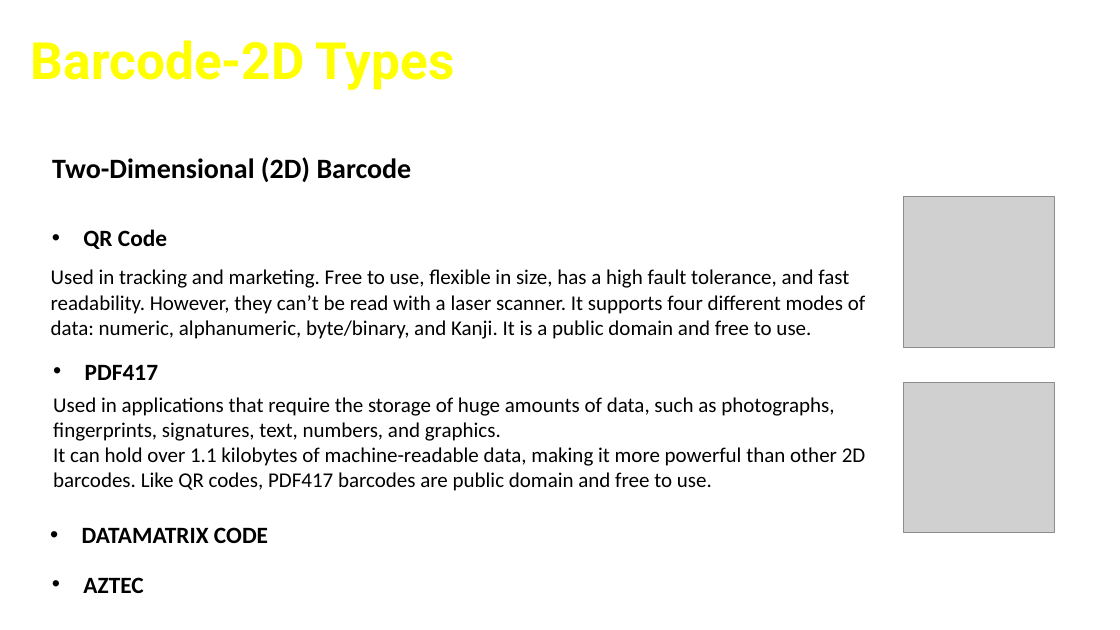
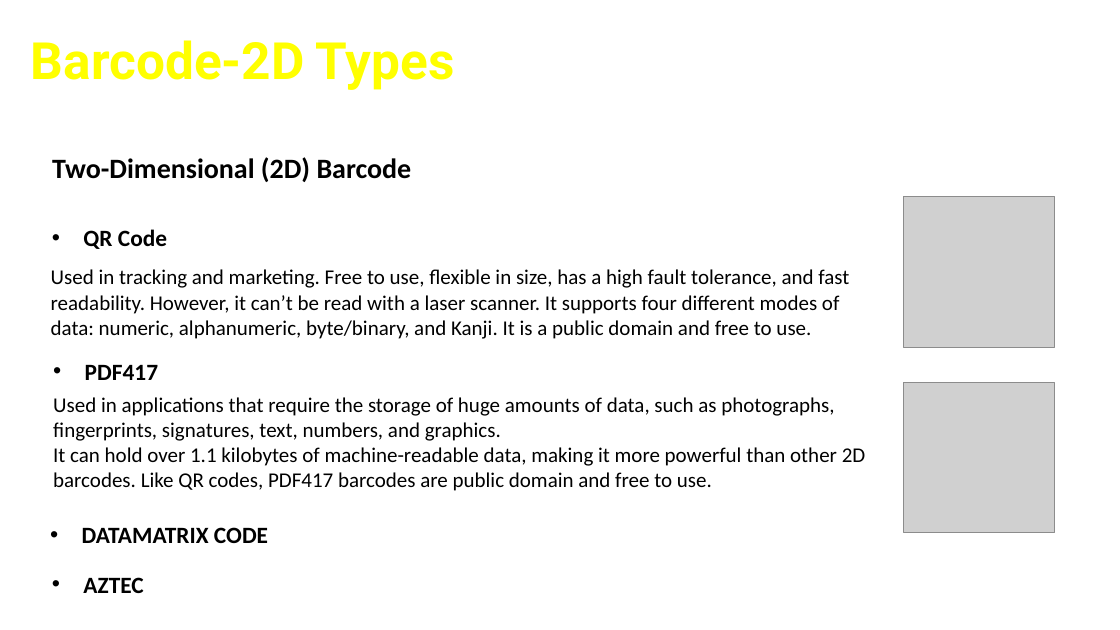
Before and after one commit to cfclick/CFSummit2016, a slide deck: slide 17 of powerpoint/SmartPDF/Don't Just PDF.pptx. Drawn at 1120x630 pixels with LibreOffice and Linux fonts; fonts in the diff are those of the drawing; grey boxes stand for pictures; background and template pictures are left out. Boxes give left, top, right and bottom in pixels: in the first picture for what was removed or moved away, otherwise in the second. Text is boxed around its words. In the diff, an @@ line names an element or a change of style, - is before the commit and + after.

```diff
--- a/powerpoint/SmartPDF/Don't Just PDF.pptx
+++ b/powerpoint/SmartPDF/Don't Just PDF.pptx
@@ text at bbox=[51, 269, 849, 339]: text changed @@
-Used in tracking and marketing. Free to use, flexible in size, has a high fault tolerance, and fast readability. However, they can’t be read with a laser scanner. It supports four different modes of data: numeric, alphanumeric, byte/binary, and Kanji. It is a public domain and free to use.
+Used in tracking and marketing. Free to use, flexible in size, has a high fault tolerance, and fast readability. However, it can’t be read with a laser scanner. It supports four different modes of data: numeric, alphanumeric, byte/binary, and Kanji. It is a public domain and free to use.
```
Also in this commit, not shown: 10 other slides changed, 1 slide removed, 4 other files.
